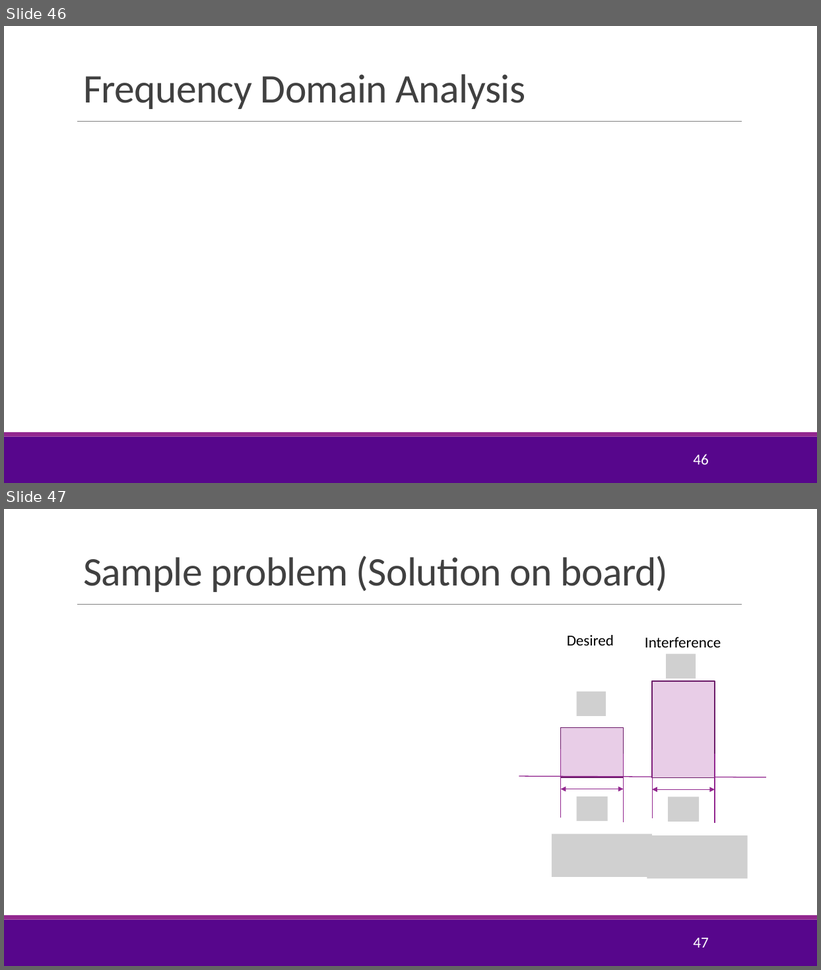
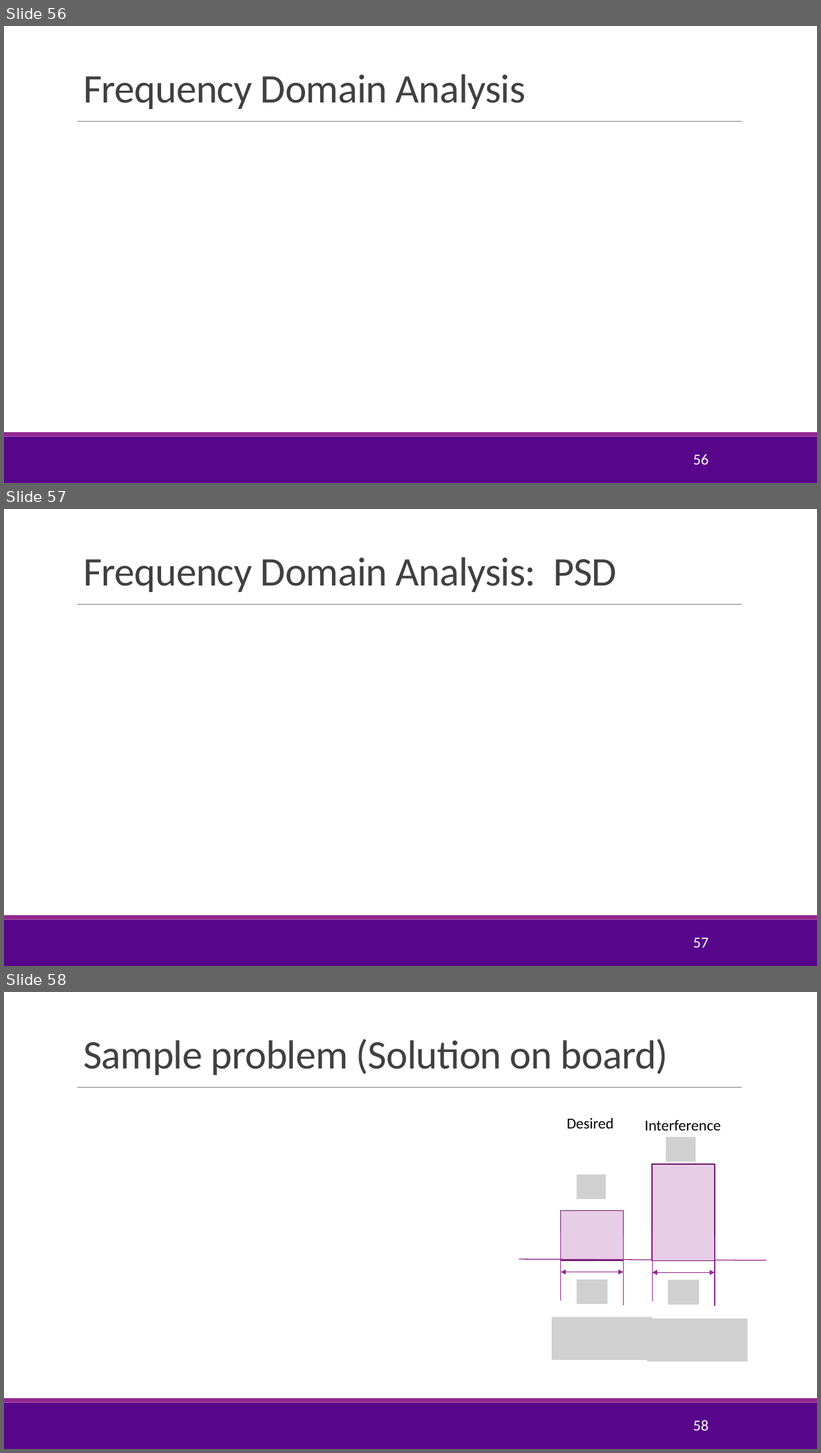
Before and after one commit to sdrangan/digitalcomm, a slide deck: Lectures/Unit03_RxFilter.pptx. Shown one above the other, each under a label of ours: slides 46 and 47 before the commit, slides 56, 57 and 58 after it. The pictures are 821x970 and 821x1453 pixels, drawn with LibreOffice and Linux fonts; fonts in the diff are those of the drawing; grey boxes stand for pictures; background and template pictures are left out. Boxes give left, top, right and bottom in pixels: in the first picture for what was removed or moved away, otherwise in the second. Text is boxed around its words. In the diff, an @@ line names an element or a change of style, - is before the commit and + after.

```diff
--- a/Lectures/Unit03_RxFilter.pptx
+++ b/Lectures/Unit03_RxFilter.pptx
@@ slide 57 added at (4,509,817,966), background #FFFFFF; not listed: 3 template elements that a slide beside it also shows @@
@@ title added at (83,557,617,592), 48 pt, text #404040 @@
+Frequency Domain Analysis: PSD
@@ page number added at (693,938,708,948), 18 pt, text #FFFFFF @@
+57
@@ what was slide 46 is now slide 56 @@
@@ page number at (693,454,708,465): text changed @@
-46
+56
@@ what was slide 47 is now slide 58 @@
@@ page number at (693,1420,708,1431): text changed @@
-47
+58
```
Also in this commit, not shown: 6 slides changed, 14 other slides added, 3 other files.
